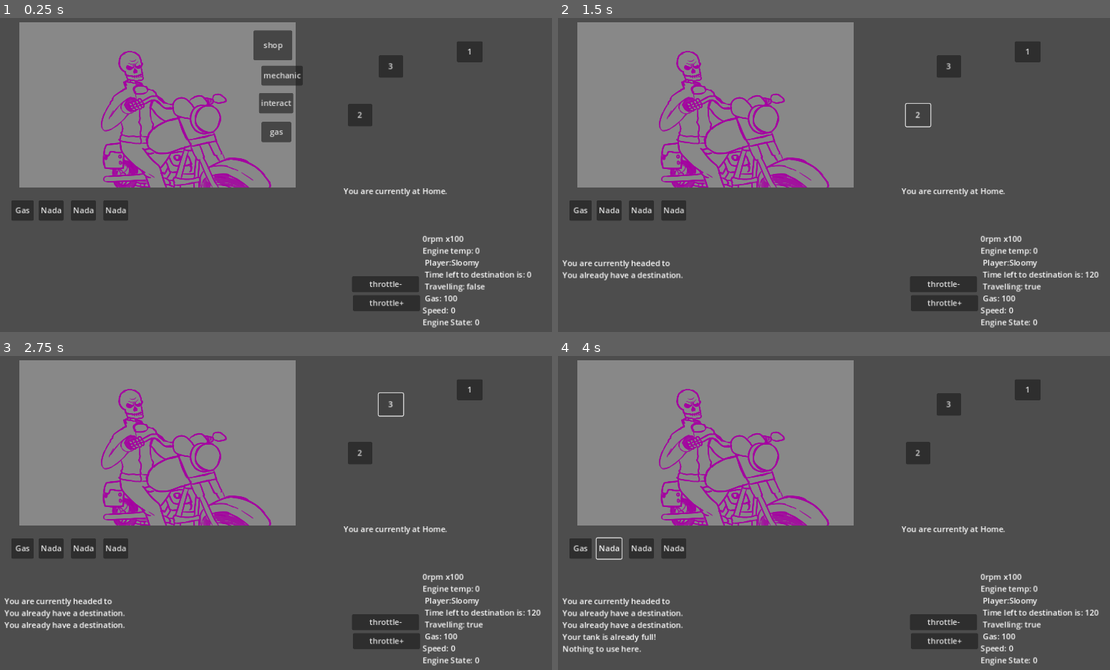
Above: before the commit, frames 1-4 (two rows, left to right).
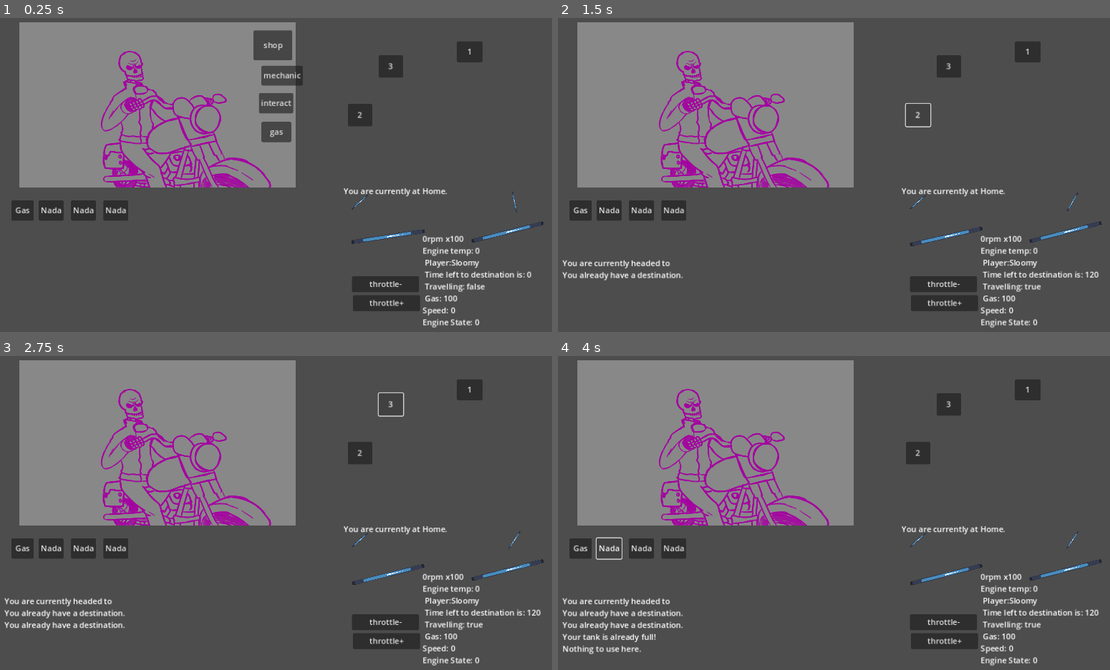
Above: after the commit, the same moments.

Repository: sloomy-chan/road-trip
Game: Godot game, scene res://main.tscn
The game is run twice, just before and just after one commit, with the same random seed, the same clock (stepped at 60 frames per second) and the same inputs. The engine's default icon, where the game draws it, is replaced by a stand-in: a white triangle on a blue panel in a dark square.
Inputs:
- Up to frame 1 (0.25 s): no input
- Up to frame 2 (1.5 s): click "1" at 0.5 s; click "2" at 1.25 s
- Up to frame 3 (2.75 s): click "3" at 2 s
- Up to frame 4 (4 s): click "Gas" at 2.75 s; click "Nada" at 3.5 s

The runs differ from the first frame. In frame 1, 0.2% of the frame differs, in the area x 63-99%, y 55-72%; in frame 2, 0.2%; in frame 3, 0.2%; in frame 4, 0.2%.

Commit message:
Implementação da dash da moto, sem artes.

Diff:
--- /dev/null
+++ b/dashboard.gd
@@ -0,0 +1,48 @@
+extends Node2D
+
+@onready var veloc = $veloc
+@onready var rpm = $rpm
+@onready var gas = $gas
+@onready var temp = $temp
+@onready var player = get_node("/root/main/PlayerManager")
+var rpmN:float
+
+# Called every frame. 'delta' is the elapsed time since the previous frame.
+func _process(delta: float) -> void:
+	_dashMove(delta)
+
+
+func _dashMove(delta):
+	var Bgas = player.bikeGas
+	var Btemp = player.temp
+	gas.rotation = lerp_angle(gas.rotation, Bgas* -0.07, delta * 7)
+	temp.rotation = lerp_angle(temp.rotation, -48.1+Btemp*0.1, delta * 2)
+	rpm.rotation = lerp_angle(rpm.rotation, rpmN * 0.1, delta * 5)
+	var speed = player.speed
+	if player.engRpm > 0:
+		if veloc.rotation < speed:
+			veloc.rotation = lerp_angle(veloc.rotation, 83+(speed * 0.02), delta * 7)
+		match player.engRpm:
+			10:
+				rpmN = 14
+			20:
+				rpmN = 18
+			30:
+				rpmN = 24
+			40:
+				rpmN = 28
+			50:
+				rpmN = 32
+			60:
+				rpmN = 36
+			70:
+				rpmN = 40
+			80:
+				rpmN = 44
+			90:
+				rpmN = 48
+			100:
+				rpmN = 52
+	else:
+		rpmN = 830
+		veloc.rotation = lerp_angle(veloc.rotation, 83, delta * 1)
--- /dev/null
+++ b/dashboard.tscn
@@ -0,0 +1,31 @@
+[gd_scene load_steps=3 format=3 uid="uid://f1sjkjwxumcj"]
+
+[ext_resource type="Script" path="res://dashboard.gd" id="1_2xue6"]
+[ext_resource type="Texture2D" uid="uid://dkcl1l6p6x7uk" path="res://sprites/icon.svg" id="2_ke650"]
+
+[node name="dashboard" type="Node2D"]
+script = ExtResource("1_2xue6")
+
+[node name="rpm" type="Sprite2D" parent="."]
+position = Vector2(377, 126)
+rotation = 1.44862
+scale = Vector2(-0.065, 1.163)
+texture = ExtResource("2_ke650")
+
+[node name="veloc" type="Sprite2D" parent="."]
+position = Vector2(137, 135)
+rotation = 1.44862
+scale = Vector2(-0.065, 1.163)
+texture = ExtResource("2_ke650")
+
+[node name="gas" type="Sprite2D" parent="."]
+position = Vector2(80, 65.5)
+rotation = -0.840202
+scale = Vector2(0.328125, 0.0234375)
+texture = ExtResource("2_ke650")
+
+[node name="temp" type="Sprite2D" parent="."]
+position = Vector2(391, 65.5)
+rotation = 0.839503
+scale = Vector2(0.328, 0.023)
+texture = ExtResource("2_ke650")
--- a/main.tscn
+++ b/main.tscn
@@ -1,5 +1,6 @@
-[gd_scene load_steps=7 format=3 uid="uid://bafesg0112kju"]
+[gd_scene load_steps=8 format=3 uid="uid://bafesg0112kju"]
 
+[ext_resource type="PackedScene" uid="uid://f1sjkjwxumcj" path="res://dashboard.tscn" id="1_apyga"]
 [ext_resource type="PackedScene" uid="uid://csyo6ego73ddr" path="res://map.tscn" id="1_mqp60"]
 [ext_resource type="PackedScene" uid="uid://cuwogci2gi0mo" path="res://map/city.tscn" id="2_52mnt"]
 [ext_resource type="Script" path="res://player stuff/player_manager.gd" id="2_344h7"]
@@ -8,6 +9,9 @@
 [ext_resource type="Texture2D" uid="uid://nnfh8i2qponf" path="res://sprites/Olavo.png" id="5_pyrfo"]
 
 [node name="main" type="Node2D"]
+
+[node name="dashboard" parent="." instance=ExtResource("1_apyga")]
+position = Vector2(664, 318)
 
 [node name="map" parent="." instance=ExtResource("1_mqp60")]
 
--- a/map.tscn
+++ b/map.tscn
@@ -4,32 +4,35 @@
 
 [node name="map" type="Node2D"]
 
-[node name="1" type="Button" parent="."]
+[node name="1" type="Button" parent="." node_paths=PackedStringArray("loc2")]
 offset_left = 939.0
 offset_top = 60.0
 offset_right = 991.0
 offset_bottom = 102.0
 text = "1"
 script = ExtResource("1_ftjsj")
+loc2 = NodePath("../3")
 mapID = 1
 metadata/_edit_use_anchors_ = true
 
-[node name="2" type="Button" parent="."]
+[node name="2" type="Button" parent="." node_paths=PackedStringArray("loc2")]
 offset_left = 720.0
 offset_top = 186.0
 offset_right = 769.0
 offset_bottom = 231.0
 text = "2"
 script = ExtResource("1_ftjsj")
+loc2 = NodePath("../1")
 mapID = 2
 metadata/_edit_use_anchors_ = true
 
-[node name="3" type="Button" parent="."]
+[node name="3" type="Button" parent="." node_paths=PackedStringArray("loc2")]
 offset_left = 782.0
 offset_top = 88.0
 offset_right = 831.0
 offset_bottom = 133.0
 text = "3"
 script = ExtResource("1_ftjsj")
+loc2 = NodePath("../2")
 mapID = 3
 metadata/_edit_use_anchors_ = true
--- a/map/mapItem.gd
+++ b/map/mapItem.gd
@@ -1,5 +1,7 @@
 extends Button
 
+@onready var loc1 = self
+@export var loc2: Node
 @onready var player = get_node("/root/main/PlayerManager")
 var mapButton = self
 @export var mapID = 0
@@ -10,6 +12,8 @@
 func _process(_delta: float) -> void:
 	if player.timer <= 0.0 && player.isTravel == false:
 		player.currPos = player.nextPos
+
+
 
 func _map_selected():
 	if player.isTravel == false && player.currPos != mapID:
@@ -43,3 +47,6 @@
 		player.mess.add_text(str("\nYou are currently headed to ", player.city.nextCity_name))
 	else:
 		player.mess.add_text(str("\nYou already have a destination."))
+
+func _draw():
+	draw_line(loc1.global_position, loc2.global_position, Color.GREEN, 2.0)
